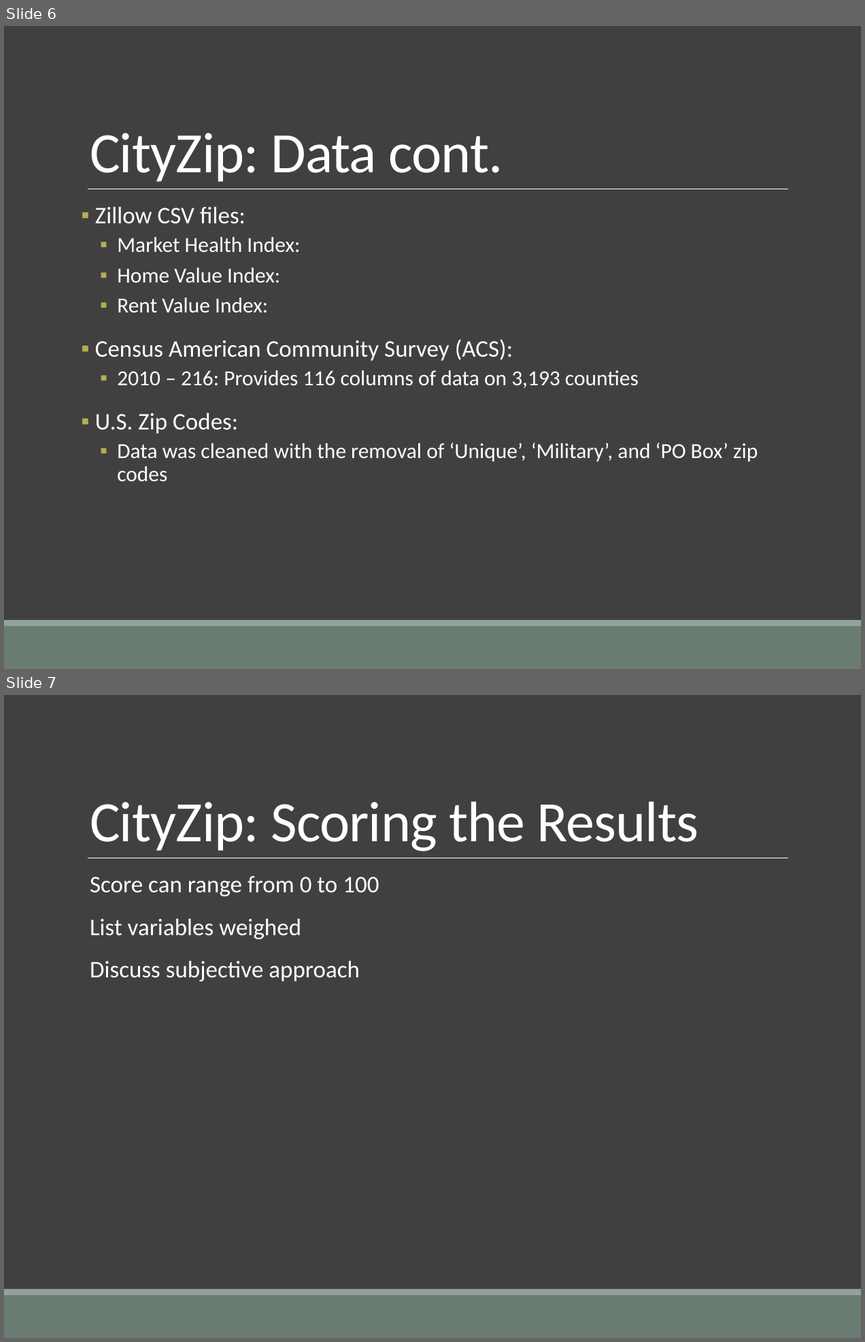
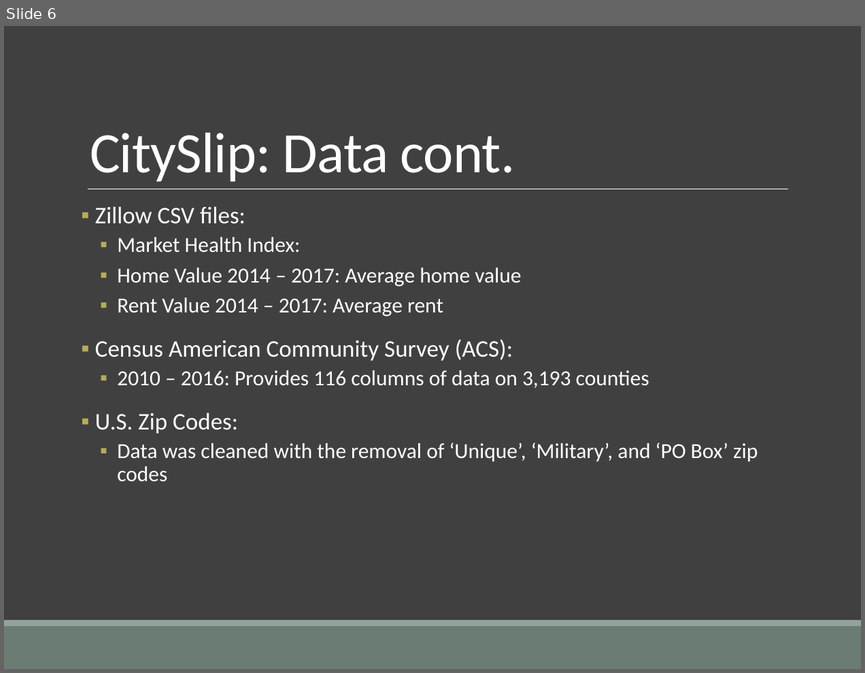
Before and after one commit to miriambrk/CityScore-ZipSlip-, a slide deck: CityZip_Presentation.pptx. Shown one above the other, each under a label of ours: slides 6 and 7 before the commit, slide 6 after it. The pictures are 865x1342 and 865x673 pixels, drawn with LibreOffice and Linux fonts; fonts in the diff are those of the drawing. Boxes give left, top, right and bottom in pixels: in the first picture for what was removed or moved away, otherwise in the second. Text is boxed around its words. In the diff, an @@ line names an element or a change of style, - is before the commit and + after.

```diff
--- a/CityZip_Presentation.pptx
+++ b/CityZip_Presentation.pptx
@@ slide 7 removed at box(4, 695, 861, 1338), background #404040; not listed: 3 template elements that a slide beside it also shows @@
@@ title removed at box(90, 801, 699, 851) @@
-CityZip: Scoring the Results
@@ text removed at box(90, 876, 379, 981) @@
-  Score can range from 0 to 100
-  List variables weighed
-  Discuss subjective approach
@@ slide 6 changed as well @@
@@ title at box(90, 132, 515, 182): text changed @@
-CityZip: Data cont.
+CitySlip: Data cont.
@@ text at box(117, 267, 521, 316): text changed @@
-  ▪ Home Value Index:
-  ▪ Rent Value Index:
+  ▪ Home Value 2014 – 2017: Average home value
+  ▪ Rent Value 2014 – 2017: Average rent
@@ text at box(117, 370, 649, 388): text changed @@
-  ▪ 2010 – 216: Provides 116 columns of data on 3,193 counties
+  ▪ 2010 – 2016: Provides 116 columns of data on 3,193 counties
```
Also in this commit, not shown: 6 other slides changed, 1 slide added.
